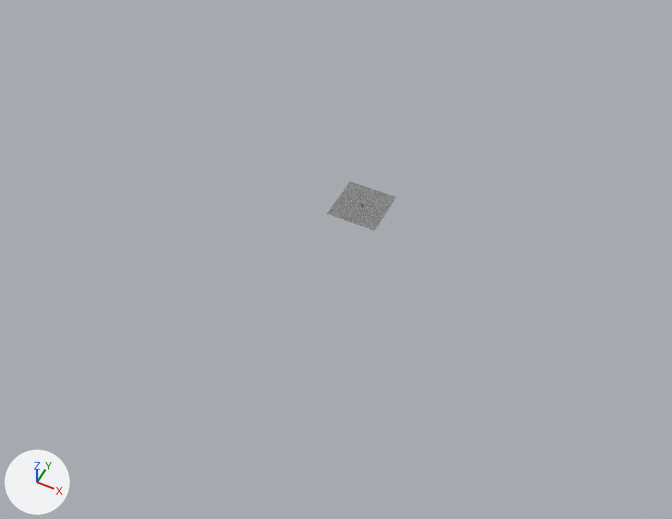
The glTF model common/models/scena.gltf as it was, and as the next commit left it.
The view is the same before and after, from a camera (50 mm lens) standing at (163.0, -361.0, 394.0) and looking at (-3.0, -29.0, -23.0). Every picture has the same lights, and +X, +Y and +Z are marked at lower left. Where no turn or scale is listed for an object, it has been applied to the vertices.
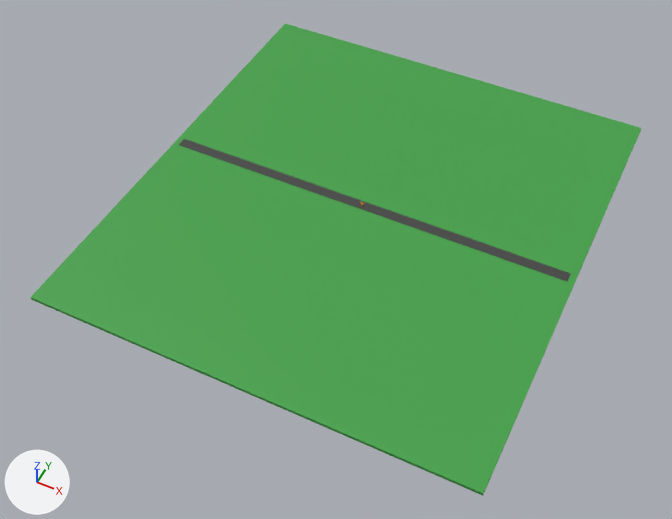
Commit message: dodana trava, cesta in pobarvana zlobna suzana

Where the change shows, as pixel boxes (x1, y1, x2, y2) in the pictures (672 x 519 px):
```json
{"object": "trava", "change": "added", "after": [30, 23, 641, 496], "on screen": "green"}
{"object": "cesta", "change": "added", "after": [179, 139, 571, 281]}
{"object": "Plane", "change": "deleted", "before": [327, 181, 396, 231]}
```

Edits to the scene script, one JSON object a line:
```json
{"op": "add", "block": "img_paleta", "code": ["img_paleta = load_image('paleta', 'paleta.png', 644, 572, 'sRGB')"]}
{"op": "add", "block": "mat_material_007", "code": ["mat_material_007 = principled_material('Material.007')", "mat_material_007.texture = img_paleta"]}
{"op": "add", "block": "mat_material_005", "code": ["mat_material_005 = principled_material('Material.005')", "mat_material_005.texture = img_paleta"]}
{"op": "add", "block": "me_cube_003", "code": ["me_cube_003 = bpy.data.meshes.new('Cube.003')", "me_cube_003.from_pydata(...)  # 8 vertices, 12 faces; spans x -128.0..128.0, y -3.0..3.0, z 0.0", "me_cube_003.materials.append(mat_material_007)  # picture img_paleta"]}
{"op": "add", "block": "me_cube_002", "code": ["me_cube_002 = bpy.data.meshes.new('Cube.002')", "me_cube_002.from_pydata(...)  # a box spanning x -132.0..132.0, y -145.0..145.0, z -1.0..1.0", "me_cube_002.materials.append(mat_material_005)  # picture img_paleta"]}
{"op": "remove", "block": "ob_plane", "code": ["ob_plane = bpy.data.objects.new('Plane', me_plane)", "ob_plane.location = (0.1, 0.0, -1.1)"]}
{"op": "add", "block": "ob_cesta", "code": ["ob_cesta = bpy.data.objects.new('cesta', me_cube_003)", "ob_cesta.location = (0.0, 0.2, -1.1)"]}
{"op": "add", "block": "ob_trava", "code": ["ob_trava = bpy.data.objects.new('trava', me_cube_002)", "ob_trava.location = (0.1, 0.0, -2.1)"]}
```
